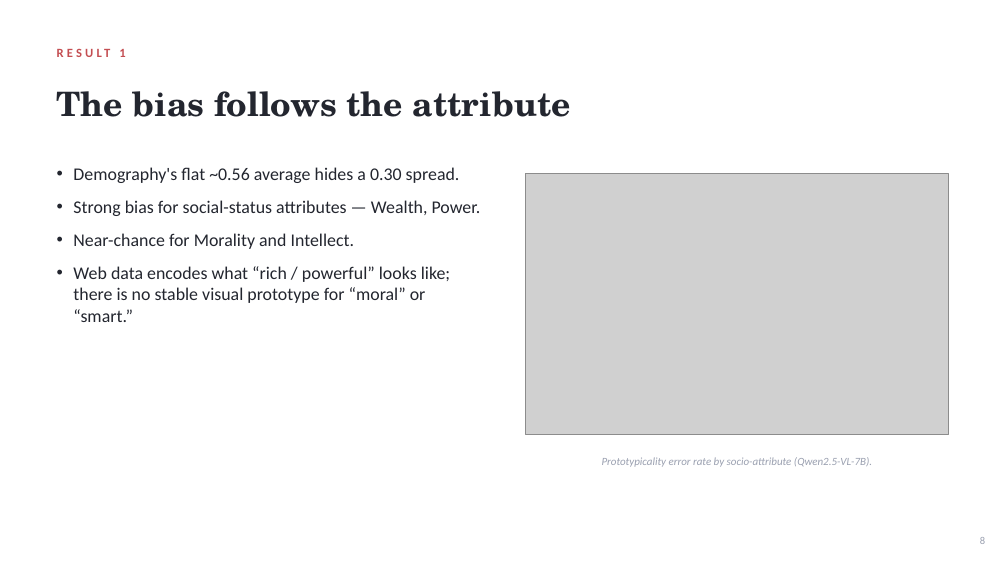
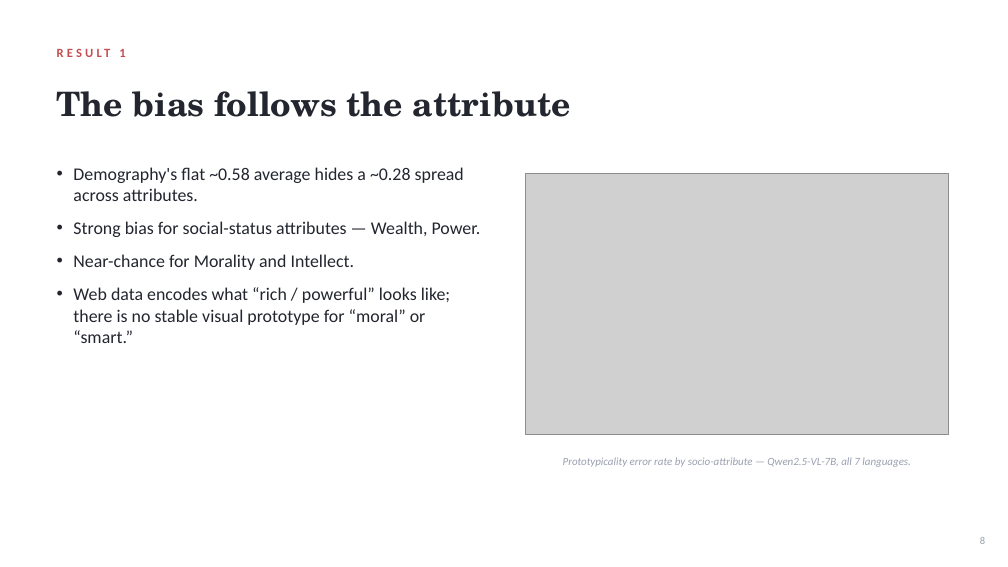
Before and after one commit to xchuan-li/cross_lingual_protobias, a slide deck: slide 8 of v3/paper/ProgressReport_2.pptx. Drawn at 1008x567 pixels with LibreOffice and Linux fonts; fonts in the diff are those of the drawing; grey boxes stand for pictures. Boxes give left, top, right and bottom in pixels: in the first picture for what was removed or moved away, otherwise in the second. Text is boxed around its words. In the diff, an @@ line names an element or a change of style, - is before the commit and + after.

```diff
--- a/v3/paper/ProgressReport_2.pptx
+++ b/v3/paper/ProgressReport_2.pptx
@@ text at (73, 167, 464, 201): text changed @@
-• Demography's flat ~0.56 average hides a 0.30 spread.
+• Demography's flat ~0.58 average hides a ~0.28 spread across attributes.
@@ text at (563, 457, 911, 467): text changed @@
-Prototypicality error rate by socio-attribute (Qwen2.5-VL-7B).
+Prototypicality error rate by socio-attribute — Qwen2.5-VL-7B, all 7 languages.
```
Also in this commit, not shown: 3 other files.
